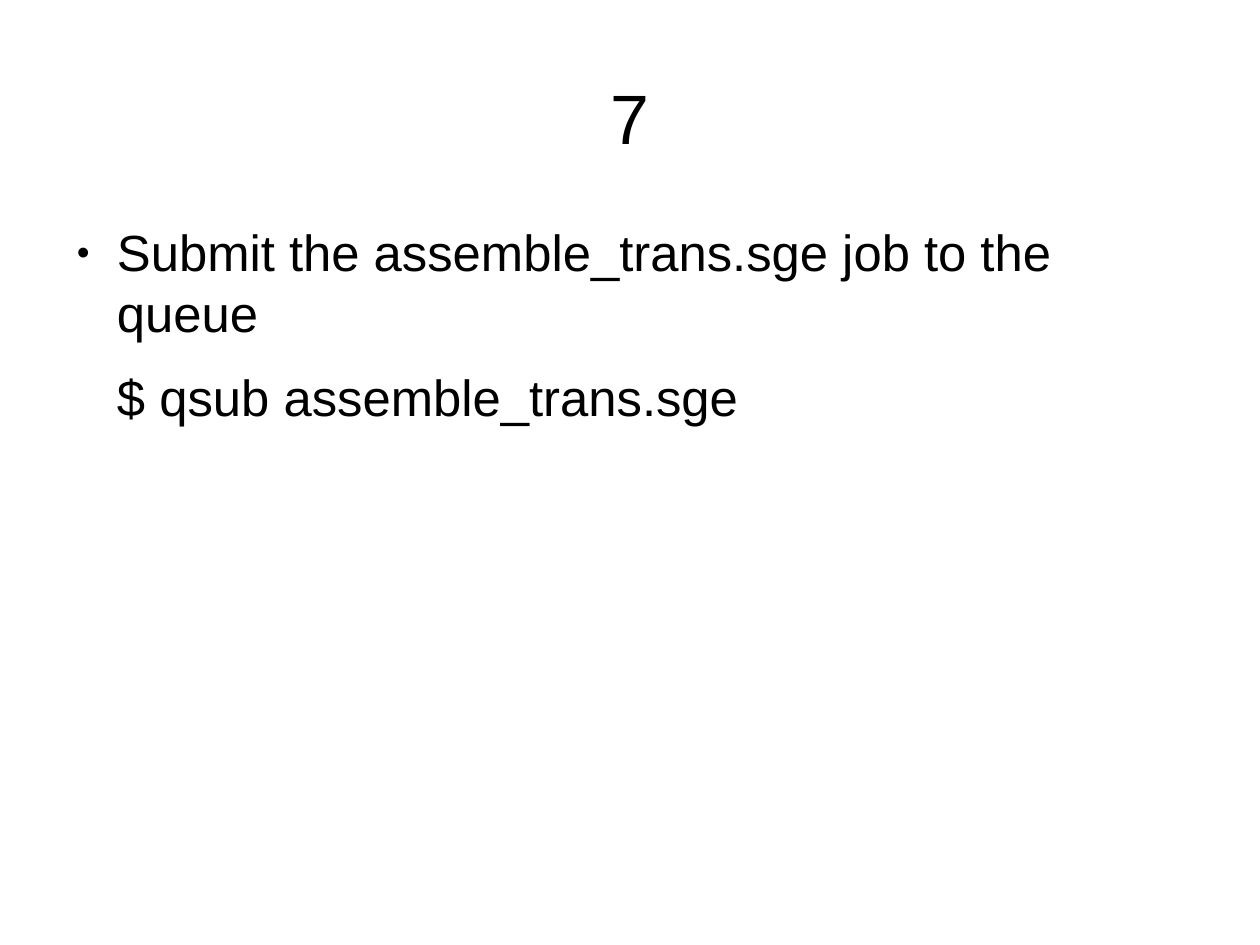
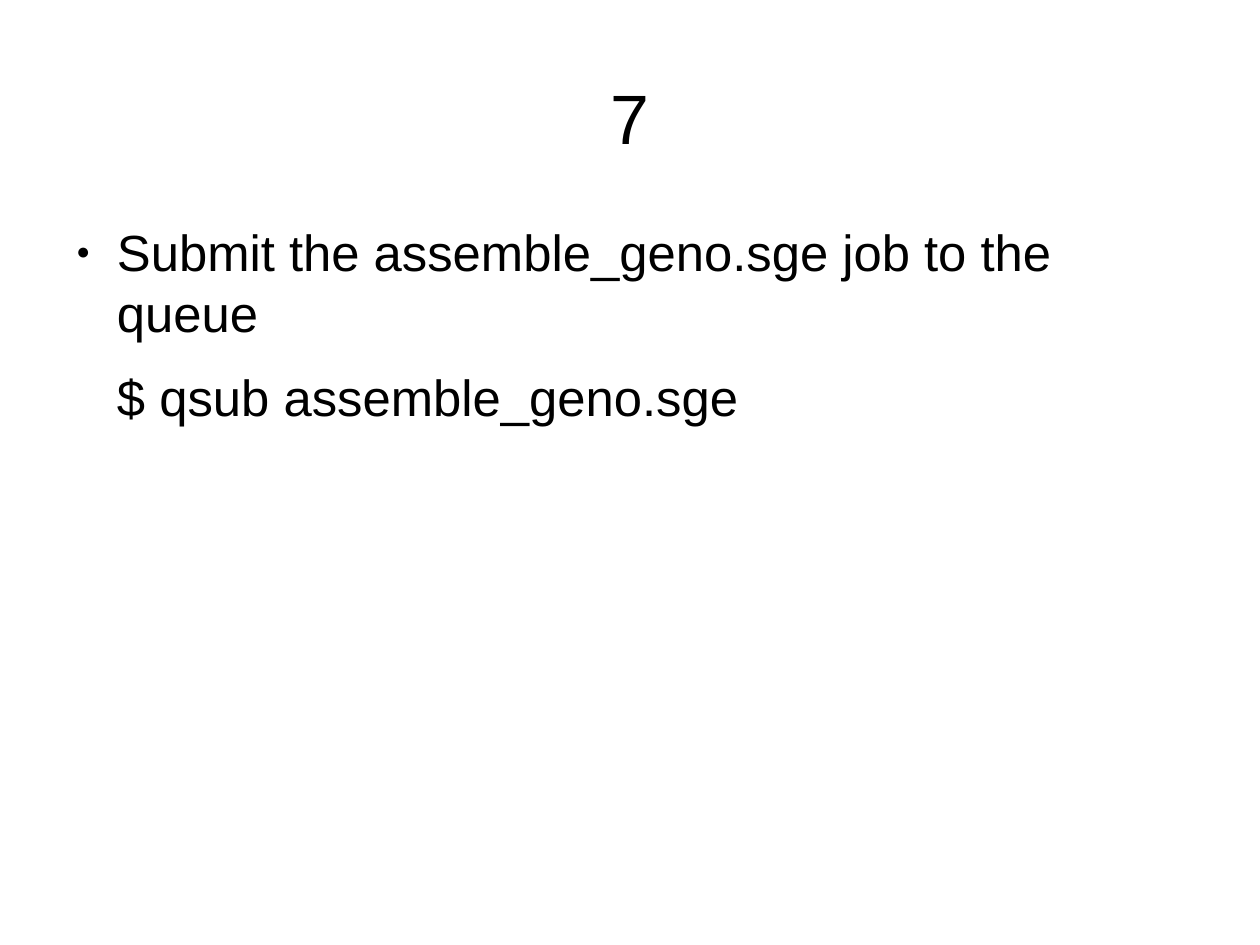
Before and after one commit to UNR-CFB/bch-709-intro-bioinformatics-2015f, a slide deck: slide 31 of day-1/doc/presentation.odp. Drawn at 1260x945 pixels with LibreOffice and Linux fonts; fonts in the diff are those of the drawing. Boxes give left, top, right and bottom in pixels: in the first picture for what was removed or moved away, otherwise in the second. Text is boxed around its words. In the diff, an @@ line names an element or a change of style, - is before the commit and + after.

```diff
--- a/day-1/doc/presentation.odp
+++ b/day-1/doc/presentation.odp
@@ text at (117,234,1052,426): text changed @@
-● Submit the assemble_trans.sge job to the queue
-$ qsub assemble_trans.sge
+● Submit the assemble_geno.sge job to the queue
+$ qsub assemble_geno.sge
```
Also in this commit, not shown: 15 other slides changed, 1 other file.
